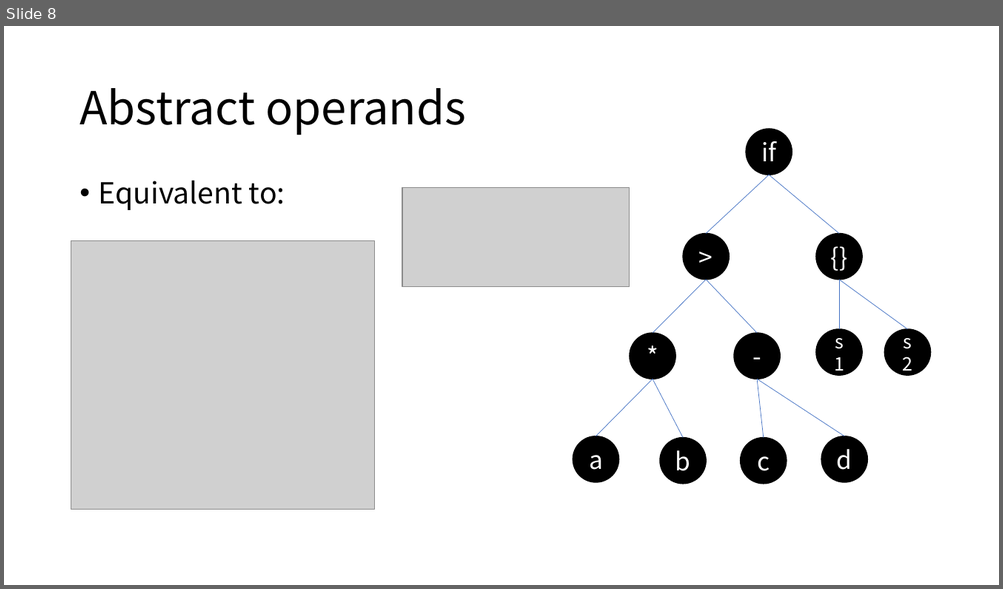
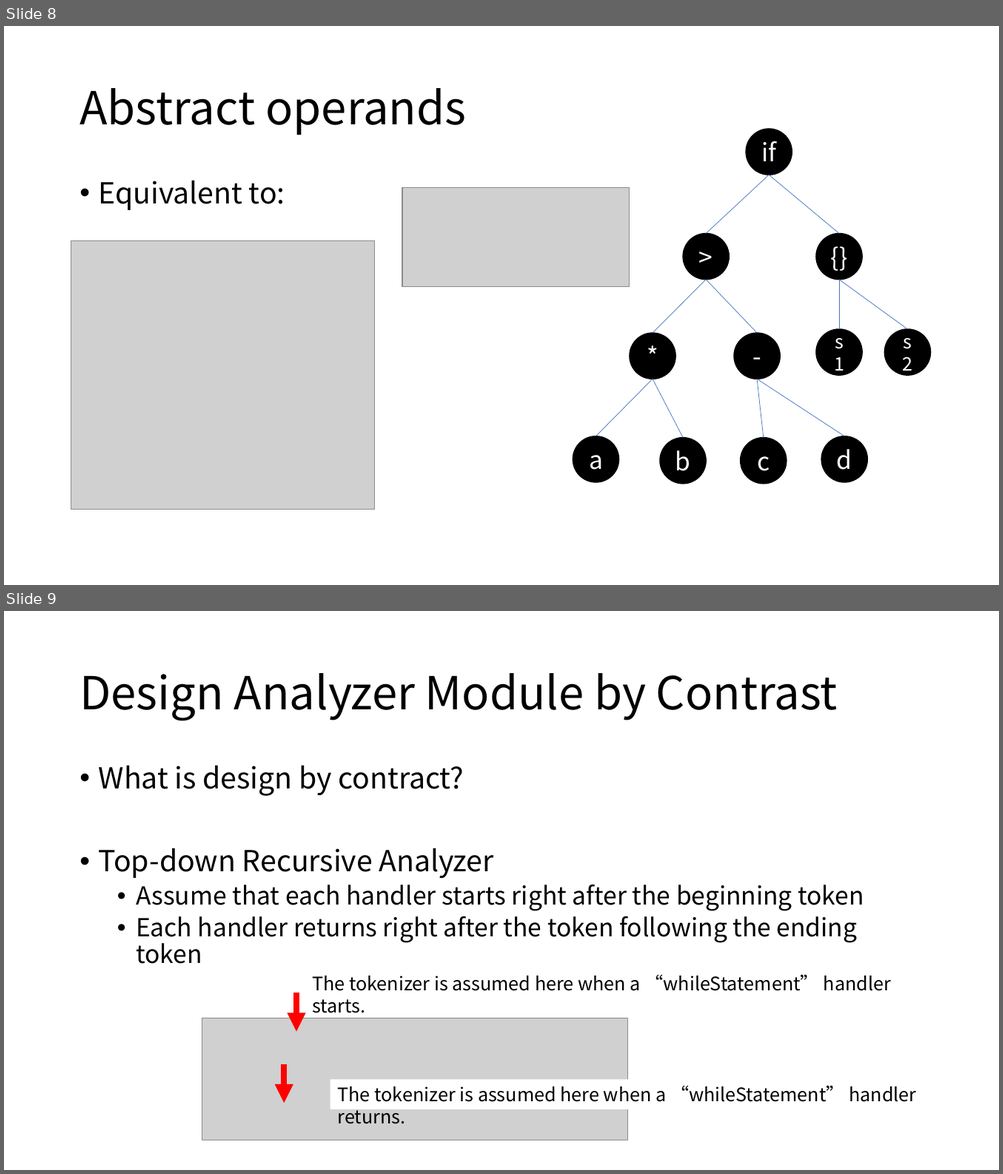
Before and after one commit to jisuansiwei2017/SDCT-2017-Fall, a slide deck: weekly_report/group2/第8周汇报.pptx. Shown one above the other, each under a label of ours: slide 8 before the commit, slides 8 and 9 after it. The pictures are 1003x589 and 1003x1174 pixels, drawn with LibreOffice and Linux fonts; fonts in the diff are those of the drawing; grey boxes stand for pictures. Boxes give left, top, right and bottom in pixels: in the first picture for what was removed or moved away, otherwise in the second. Text is boxed around its words. In the diff, an @@ line names an element or a change of style, - is before the commit and + after.

```diff
--- a/weekly_report/group2/第8周汇报.pptx
+++ b/weekly_report/group2/第8周汇报.pptx
@@ slide 9 added at bbox=[4, 611, 999, 1170], background #FFFFFF @@
@@ title added at bbox=[79, 673, 837, 721], 44 pt, text #000000 @@
+Design Analyzer Module by Contrast
@@ text added at bbox=[99, 765, 864, 964], 24 pt, text #000000 @@
+• What is design by contract?
+• Top-down Recursive Analyzer
+  • Assume that each handler starts right after the beginning token
+  • Each handler returns right after the token following the ending token
@@ text added at bbox=[312, 974, 891, 991], 18 pt, text #000000 @@
+The tokenizer is assumed here when a “whileStatement” handler starts.
@@ arrow added from (296, 993) to (296, 1032), #FF0000 6 pt @@
@@ picture added at bbox=[202, 1019, 628, 1142] @@
@@ arrow added from (284, 1065) to (284, 1103), #FF0000 6 pt @@
@@ rectangle added at bbox=[330, 1079, 925, 1110], fill #FFFFFF, 18 pt, text #000000 @@
+The tokenizer is assumed here when a “whileStatement” handler returns.
```
Also in this commit, not shown: 1 slide changed, 5 other slides added.
